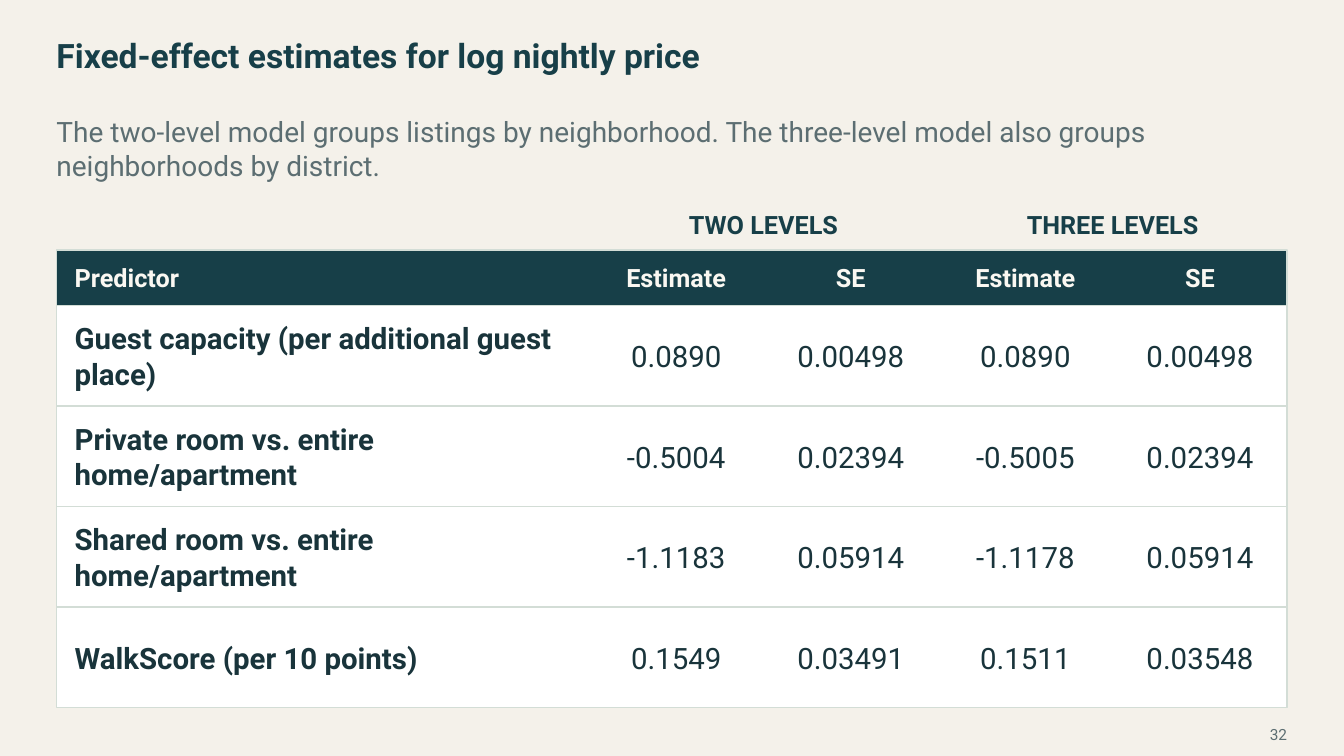
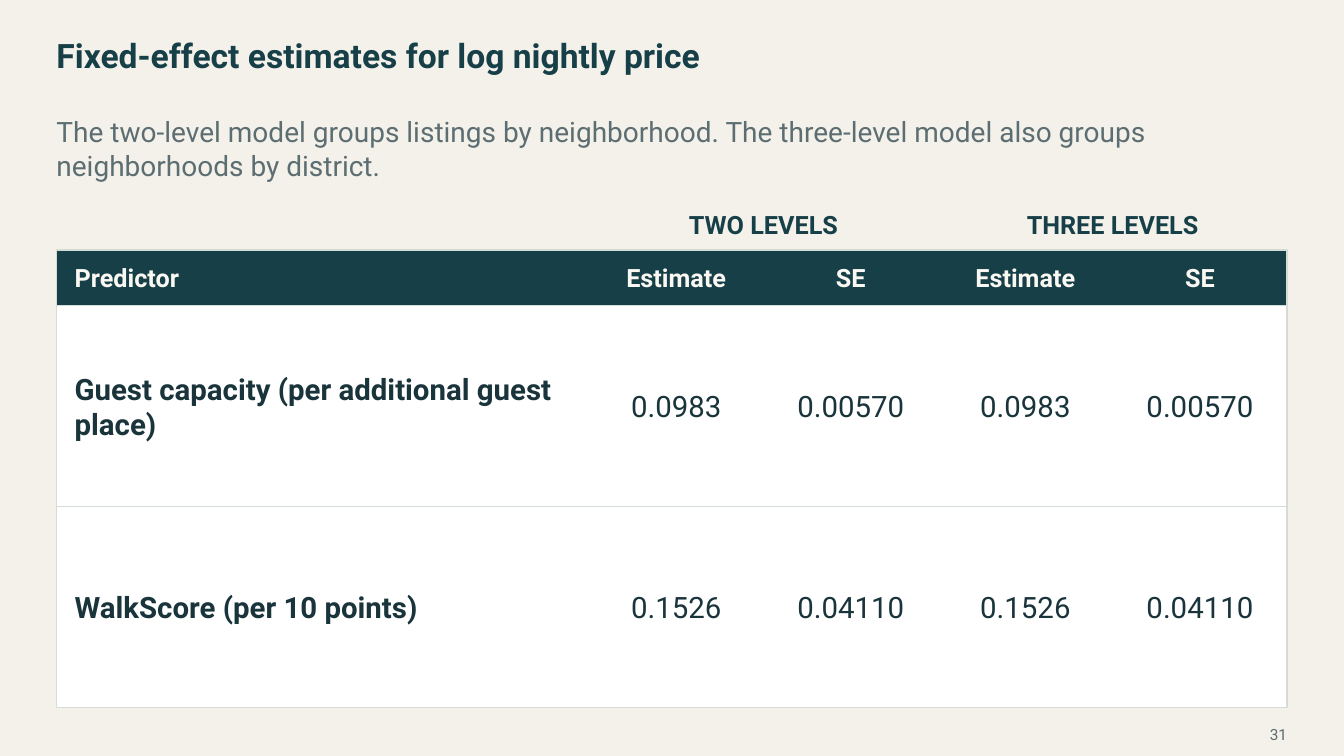
Before and after one commit to Postmus/BeyondMLR, a slide deck: slide 31 of lectures_2627/week3/Beyond_MLR_Week_3.pptx (slide 32 before the commit). Drawn at 1344x756 pixels with LibreOffice and Linux fonts; fonts in the diff are those of the drawing. Boxes give left, top, right and bottom in pixels: in the first picture for what was removed or moved away, otherwise in the second. Text is boxed around its words. In the diff, an @@ line names an element or a change of style, - is before the commit and + after.

Commit message:
Focus Week 3 Airbnb labs and lecture on entire homes
Center capacity at four guests and compare four- and five-guest homes at WalkScores 85 and 91. Update the nested-model results and show neighborhood WalkScores by district.

```diff
--- a/lectures_2627/week3/Beyond_MLR_Week_3.pptx
+++ b/lectures_2627/week3/Beyond_MLR_Week_3.pptx
@@ rectangle: place and size @@
-rectangle at (56,306,1288,406)
+rectangle at (56,306,1288,507)
@@ text "Guest capacity (per additional guest ...": place and size @@
-text "Guest capacity (per additional guest ..." at (75,326,551,392)
+text "Guest capacity (per additional guest ..." at (75,377,551,442)
@@ text at (631,395,721,418): text changed @@
-0.0890
+0.0983
@@ text at (797,395,904,418): text changed @@
-0.00498
+0.00570
@@ text at (980,395,1070,418): text changed @@
-0.0890
+0.0983
@@ text at (1146,395,1253,418): text changed @@
-0.00498
+0.00570
@@ text removed at (75,428,374,491) @@
-Private room vs. entire home/apartment
@@ rectangle: place and size @@
-rectangle at (56,406,1288,507)
+rectangle at (56,507,1288,709)
@@ rectangle removed at (56,507,1288,608) @@
@@ text "WalkScore (per 10 points)": place and size @@
-text "WalkScore (per 10 points)" at (75,646,418,676)
+text "WalkScore (per 10 points)" at (75,595,418,625)
@@ text removed at (75,528,373,592) @@
-Shared room vs. entire home/apartment
@@ text removed at (627,546,725,569) @@
--1.1183
@@ text removed at (797,546,904,569) @@
-0.05914
@@ text removed at (976,546,1074,569) @@
--1.1178
@@ text removed at (1146,546,1253,569) @@
-0.05914
@@ text at (631,596,721,619): text changed @@
--0.5004
+0.1526
@@ text at (797,596,904,619): text changed @@
-0.02394
+0.04110
@@ text at (980,596,1070,619): text changed @@
--0.5005
+0.1526
@@ text at (1146,596,1253,619): text changed @@
-0.02394
+0.04110
@@ rectangle removed at (56,607,1288,708) @@
@@ text removed at (631,647,721,670) @@
-0.1549
@@ text removed at (797,647,904,670) @@
-0.03491
@@ text removed at (980,648,1070,670) @@
-0.1511
@@ text removed at (1146,647,1253,670) @@
-0.03548
@@ page number at (1270,729,1287,740): text changed @@
-32
+31
```
Also in this commit, not shown: 5 other slides changed, 2 slides added, 2 slides removed, 12 other files.
